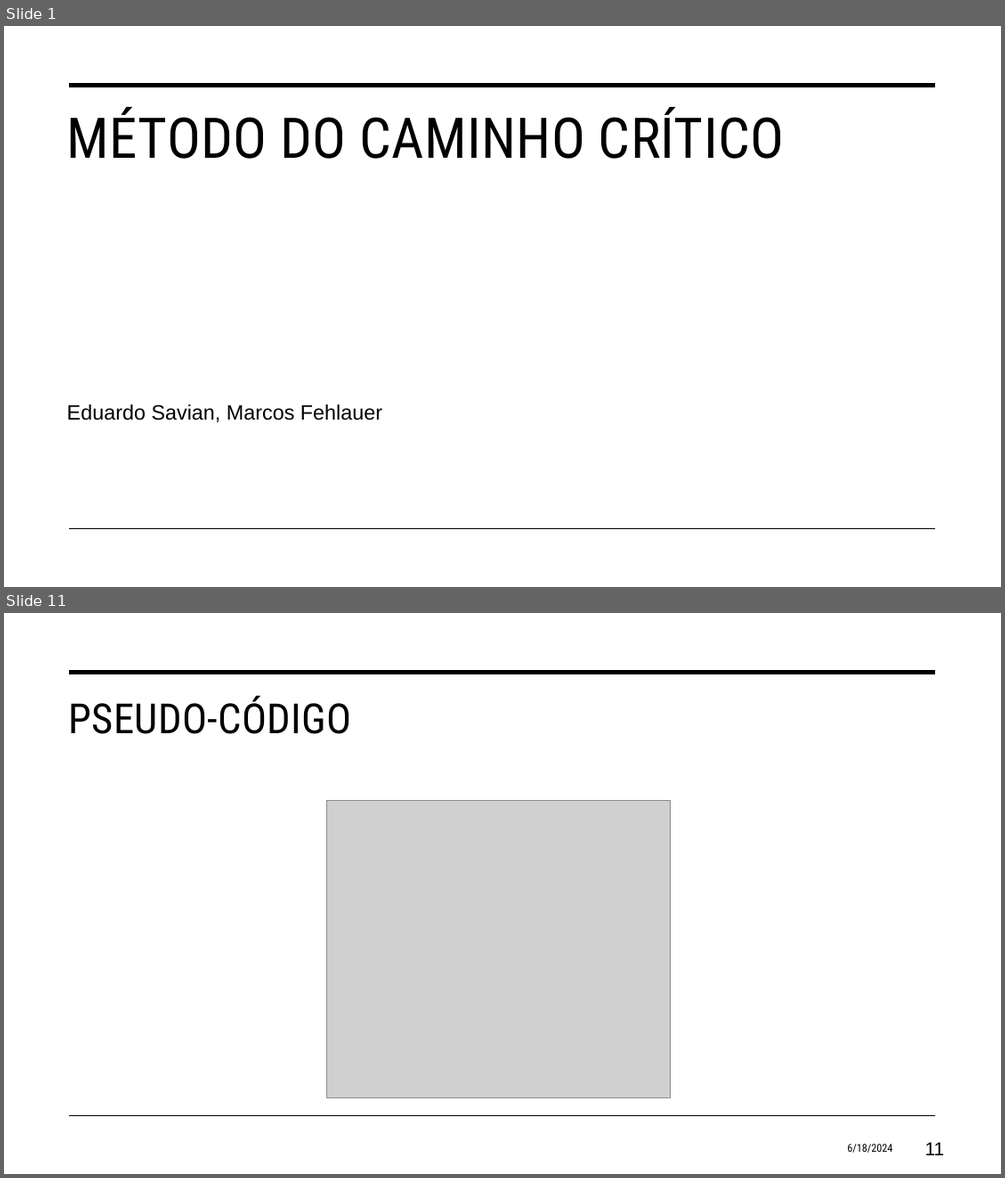
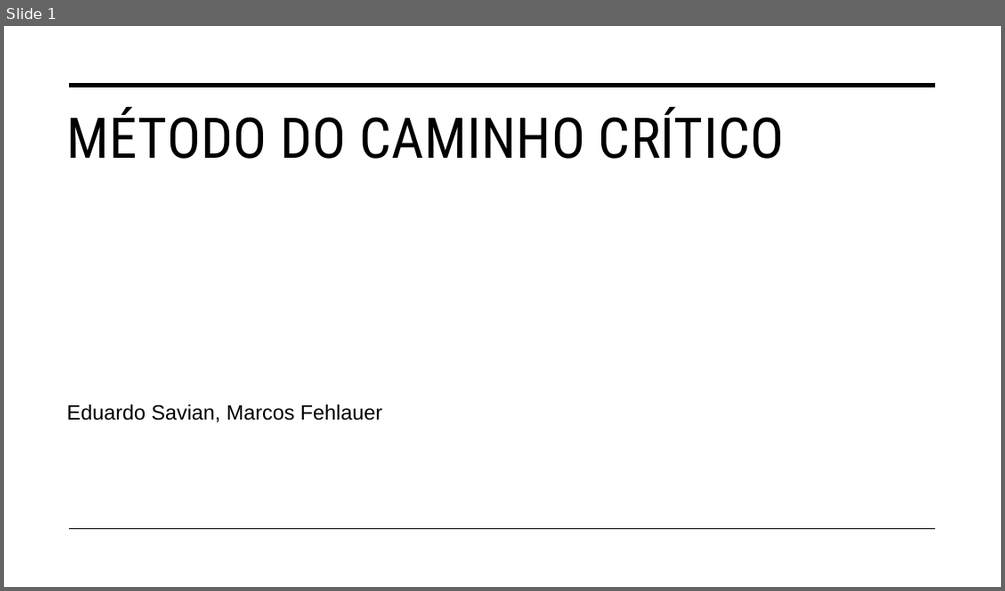
Before and after one commit to eduardosavian/critical-path, a slide deck: Presentation.pptx. Shown one above the other, each under a label of ours: slides 1 and 11 before the commit, slide 1 after it; the slides between them are not shown. The pictures are 1005x1178 and 1005x591 pixels, drawn with LibreOffice and Linux fonts; fonts in the diff are those of the drawing; grey boxes stand for pictures. Boxes give left, top, right and bottom in pixels: in the first picture for what was removed or moved away, otherwise in the second. Text is boxed around its words. In the diff, an @@ line names an element or a change of style, - is before the commit and + after.

```diff
--- a/Presentation.pptx
+++ b/Presentation.pptx
@@ slide 11 removed at [4,613,1001,1174], background #FFFFFF; not listed: 2 template elements that a slide beside it also shows @@
@@ title removed at [69,696,352,734] @@
-PSEUDO-CÓDIGO
@@ picture removed at [327,801,671,1098] @@
@@ text removed at [847,1143,892,1152] @@
-6/18/2024
@@ page number removed at [925,1142,945,1155] @@
-11
```
Also in this commit, not shown: 13 slides changed, 3 slides added, 3 other slides removed, 3 other files.
